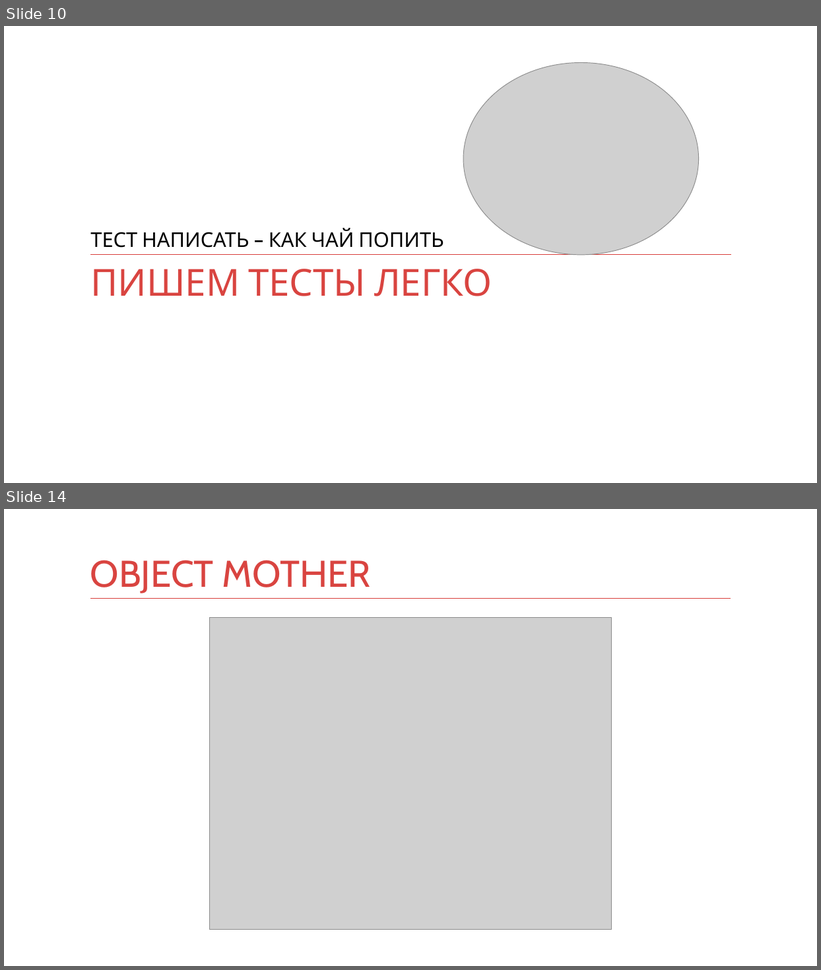
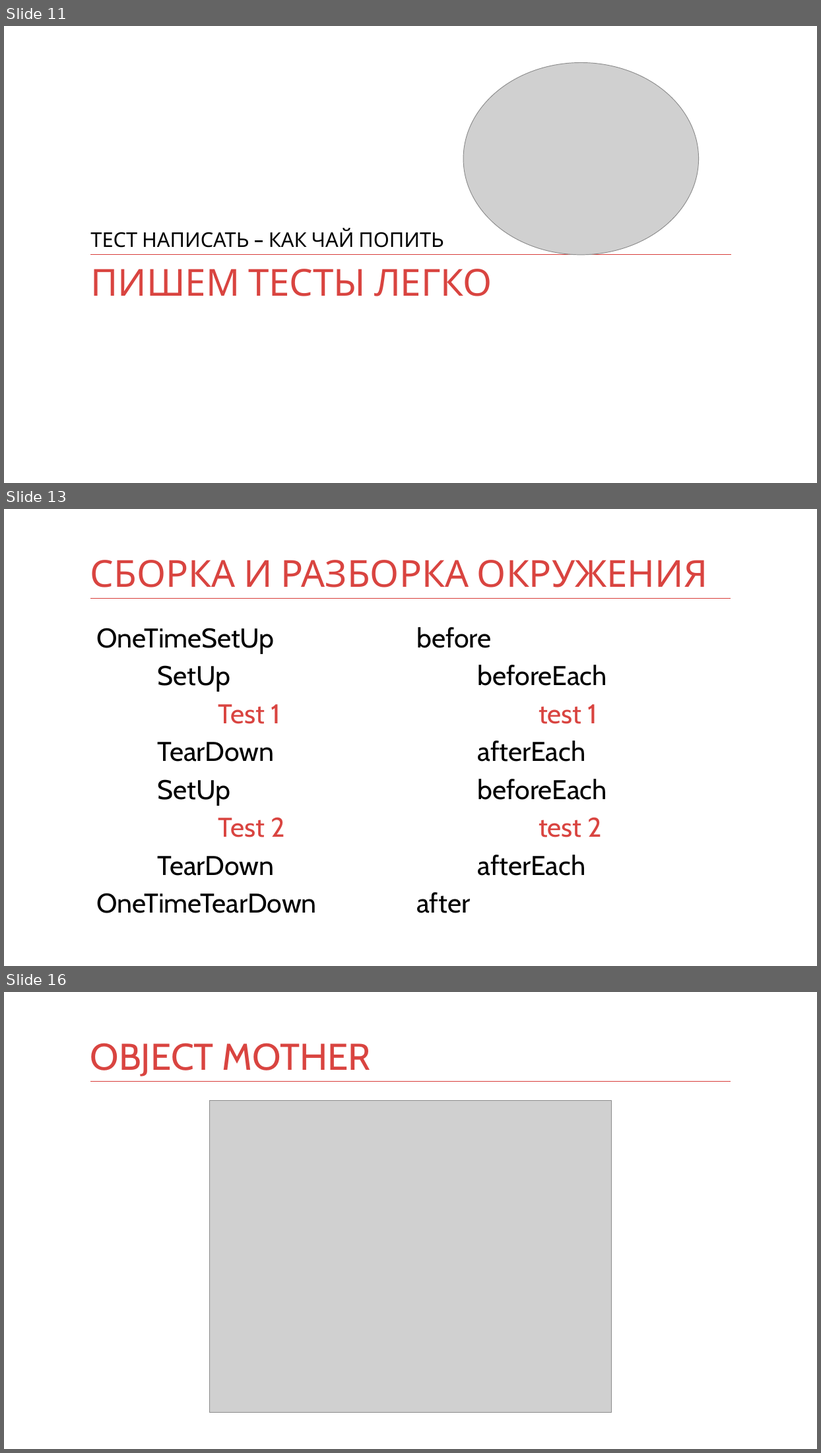
Before and after one commit to kontur-courses/testing, a slide deck: testing.pptx. Shown one above the other, each under a label of ours: slides 10 and 14 before the commit, slides 11, 13 and 16 after it; the slides between them are not shown. The pictures are 821x970 and 821x1453 pixels, drawn with LibreOffice and Linux fonts; fonts in the diff are those of the drawing; grey boxes stand for pictures. Boxes give left, top, right and bottom in pixels: in the first picture for what was removed or moved away, otherwise in the second. Text is boxed around its words. In the diff, an @@ line names an element or a change of style, - is before the commit and + after.

```diff
--- a/testing.pptx
+++ b/testing.pptx
@@ slide 13 added at [4,509,817,966], background #FFFFFF; not listed: 1 template element that a slide beside it also shows @@
@@ title added at [90,560,708,588], 44 pt, text #D94440 @@
+СБОРКА И РАЗБОРКА ОКРУЖЕНИЯ
@@ text added at [416,627,607,914], 32 pt, text #000000 @@
+before
+beforeEach
+test 1
+afterEach
+beforeEach
+test 2
+afterEach
+after
@@ text added at [96,628,317,914], 32 pt, text #000000 @@
+OneTimeSetUp
+SetUp
+Test 1
+TearDown
+SetUp
+Test 2
+TearDown
+OneTimeTearDown
@@ what was slide 10 is now slide 11 @@
@@ what was slide 14 is now slide 16 @@
```
Also in this commit, not shown: 9 slides changed, 3 other slides added, 1 slide removed, 32 other files.
